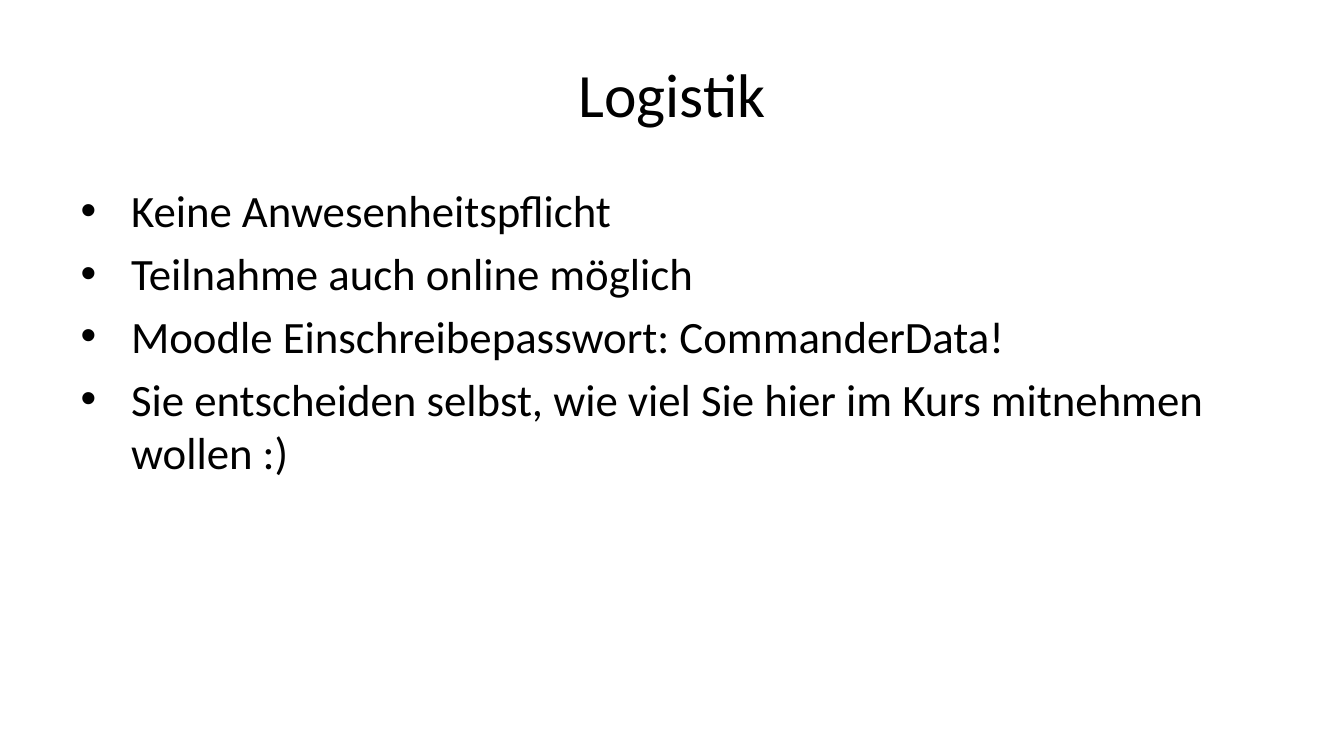
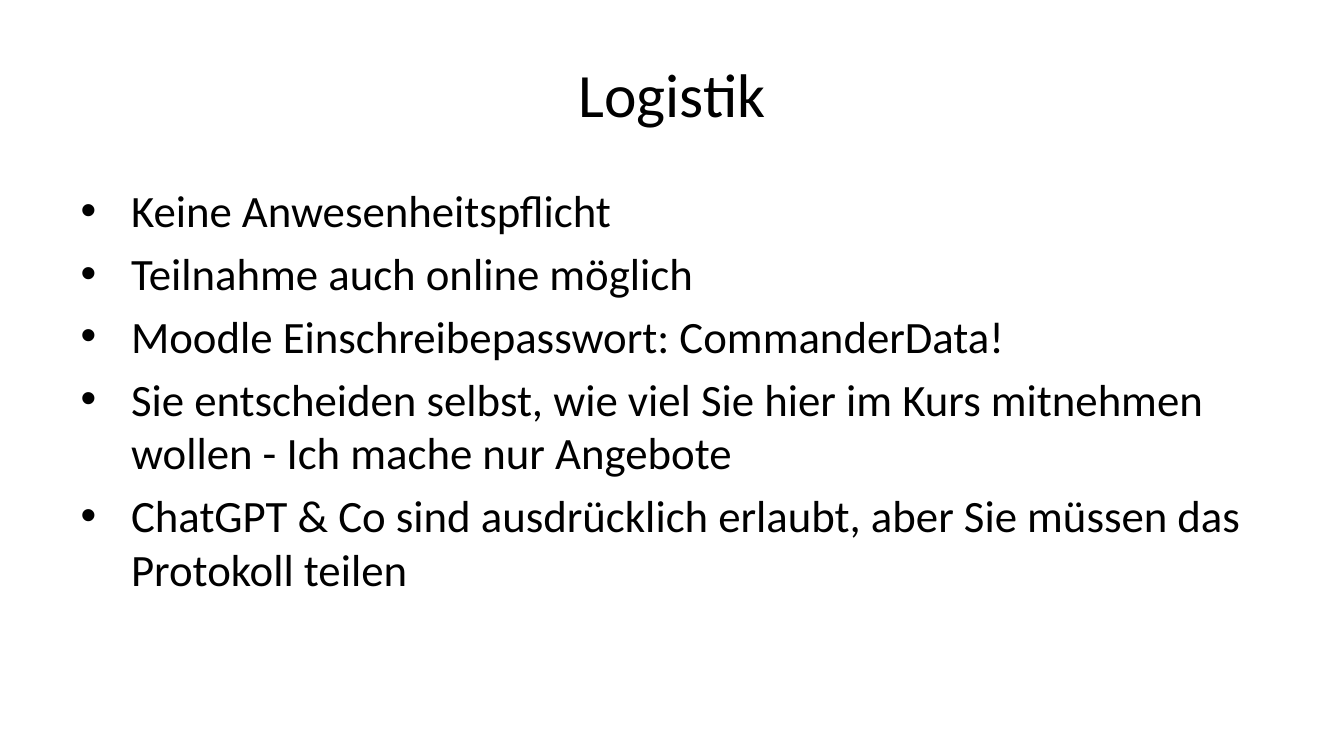
Before and after one commit to daswesen/digitale-inhalte, a slide deck: slide 7 of gdi.pptx. Drawn at 1344x756 pixels with LibreOffice and Linux fonts; fonts in the diff are those of the drawing. Boxes give left, top, right and bottom in pixels: in the first picture for what was removed or moved away, otherwise in the second. Text is boxed around its words. In the diff, an @@ line names an element or a change of style, - is before the commit and + after.

```diff
--- a/gdi.pptx
+++ b/gdi.pptx
@@ text at bbox=[131, 385, 1239, 587]: text changed @@
-• Sie entscheiden selbst, wie viel Sie hier im Kurs mitnehmen wollen :)
+• Sie entscheiden selbst, wie viel Sie hier im Kurs mitnehmen wollen - Ich mache nur Angebote
+• ChatGPT & Co sind ausdrücklich erlaubt, aber Sie müssen das Protokoll teilen
```
Also in this commit, not shown: 1 other slide changed, 1 slide added, 11 slides removed, 1 other file.
